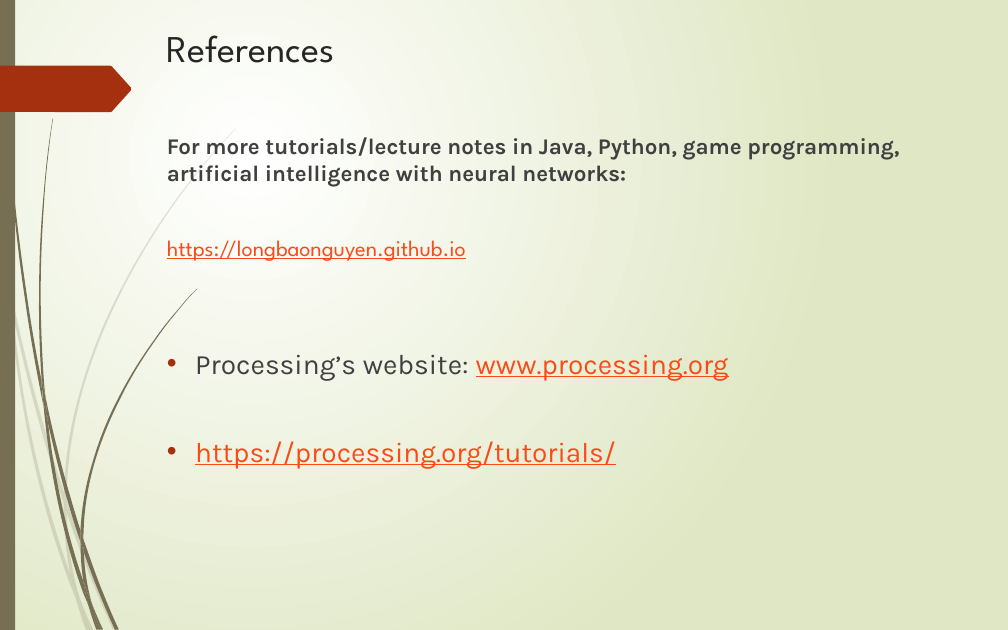
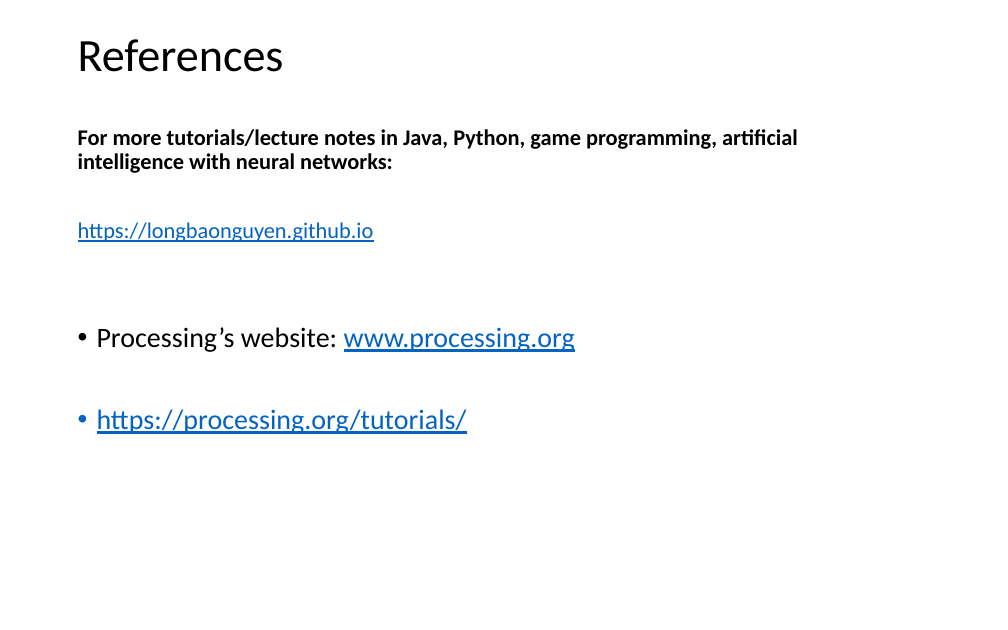
Before and after one commit to LongBaoNguyen/longbaonguyen.github.io, a slide deck: slide 10 of courses/apcsa/processing/processing2.pptx. Drawn at 1008x630 pixels with LibreOffice and Linux fonts; fonts in the diff are those of the drawing. Boxes give left, top, right and bottom in pixels: in the first picture for what was removed or moved away, otherwise in the second. Text is boxed around its words. In the diff, an @@ line names an element or a change of style, - is before the commit and + after.

```diff
--- a/courses/apcsa/processing/processing2.pptx
+++ b/courses/apcsa/processing/processing2.pptx
@@ background gradient #FFFFFF to #DFE8C4 to #FFFFFF @@
@@ rectangle removed at [0, 0, 15, 630] @@
@@ title "References": place and size @@
-title "References" at [167, 35, 334, 63]
+title "References" at [78, 39, 284, 72]
@@ title "References" at [78, 39, 284, 72]: size 27 to 33 pt, font League Spartan to Calibri, text colour #262626 to #000000; line spacing 1 to 0.9; vertical alignment top to middle @@
@@ freeform shape removed at [0, 66, 131, 112] @@
@@ text "For more tutorials/lecture notes in ...": place and size @@
-text "For more tutorials/lecture notes in ..." at [167, 137, 899, 469]
+text "For more tutorials/lecture notes in ..." at [78, 129, 798, 434]
@@ text "For more tutorials/lecture notes in ..." at [78, 129, 798, 434]: font Karla to Calibri in "For more tutorials/lecture notes in Java, Python, ...", "Processing’s website: www.processing.org", "https://processing.org/tutorials/"; text colour #404040 to #000000 in "For more tutorials/lecture notes in Java, Python, ...", "Processing’s website:"; font League Spartan to Calibri in "https://longbaonguyen.github.io"; text colour #FB4A18 to #0563C1 in "https://longbaonguyen.github.io", "www.processing.org", "https://processing.org/tutorials/"; line spacing 1 to 0.9; indent changed @@
@@ group removed at [0, 128, 236, 630]: 10 freeform shapes @@
@@ group removed at [2, 0, 198, 630]: 12 freeform shapes @@
```
Also in this commit, not shown: 9 other slides changed, 7 other files.
